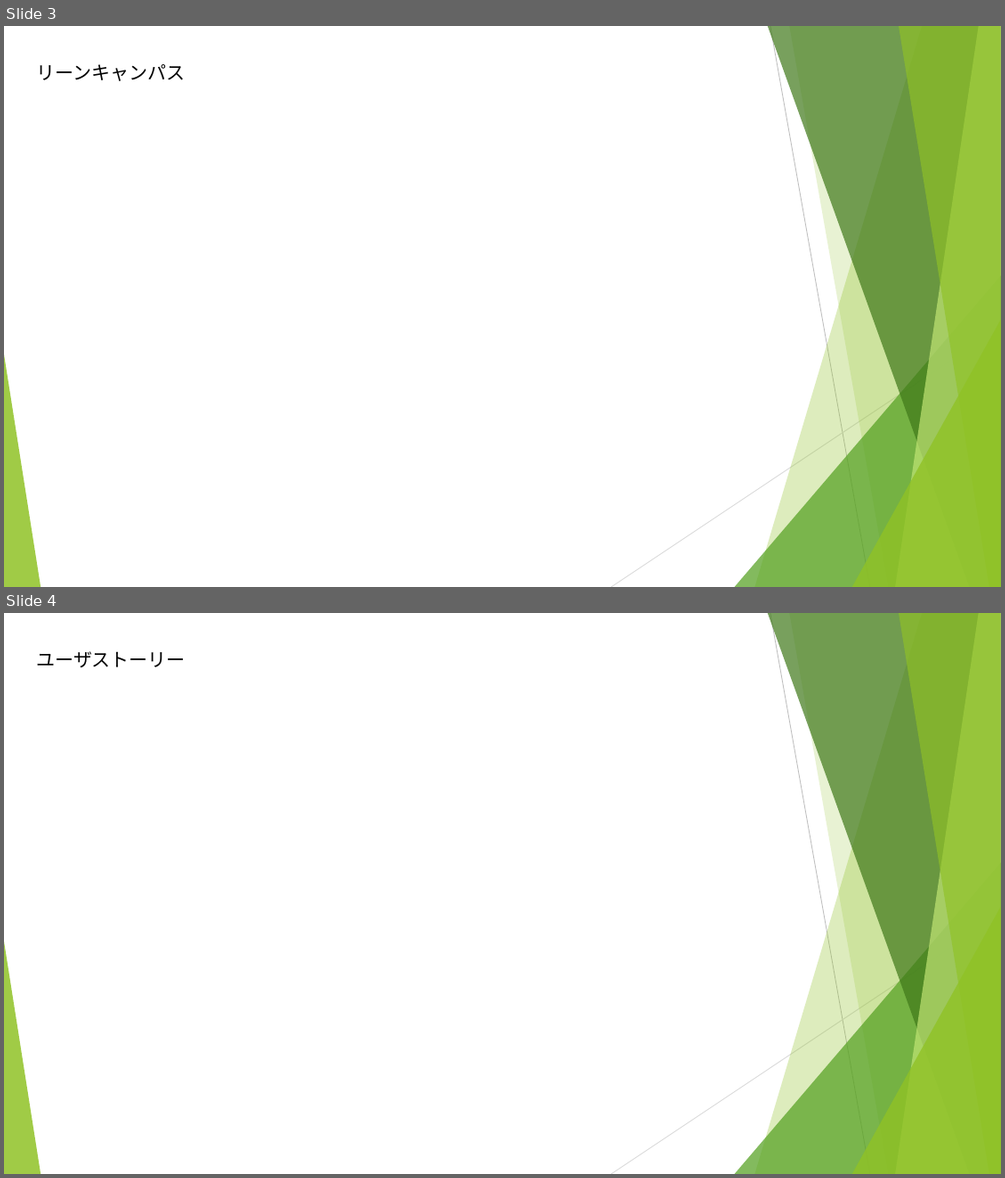
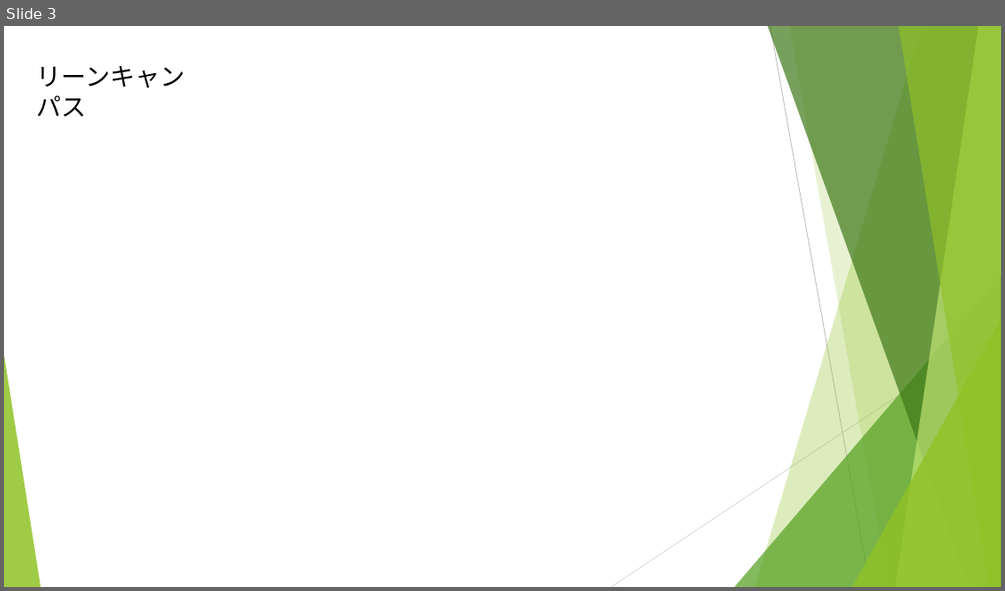
Before and after one commit to Smart-SE/sse2018-group3, a slide deck: oonishi/感情衛星「ひまわり」の発表シナリオ.pptx. Shown one above the other, each under a label of ours: slides 3 and 4 before the commit, slide 3 after it. The pictures are 1005x1178 and 1005x591 pixels, drawn with LibreOffice and Linux fonts; fonts in the diff are those of the drawing. Boxes give left, top, right and bottom in pixels: in the first picture for what was removed or moved away, otherwise in the second. Text is boxed around its words. In the diff, an @@ line names an element or a change of style, - is before the commit and + after.

```diff
--- a/oonishi/感情衛星「ひまわり」の発表シナリオ.pptx
+++ b/oonishi/感情衛星「ひまわり」の発表シナリオ.pptx
@@ slide 4 removed at (4,613,1001,1174), background #FFFFFF; not listed: 10 template elements that a slide beside it also shows @@
@@ text removed at (37,651,186,667) @@
-ユーザストーリー
@@ slide 3 changed as well @@
@@ text "リーンキャンパス" at (37,66,186,117): size 18 to 24 pt, font Cabin to Noto Sans CJK JP @@
```
Also in this commit, not shown: 3 other slides changed, 2 slides added.
